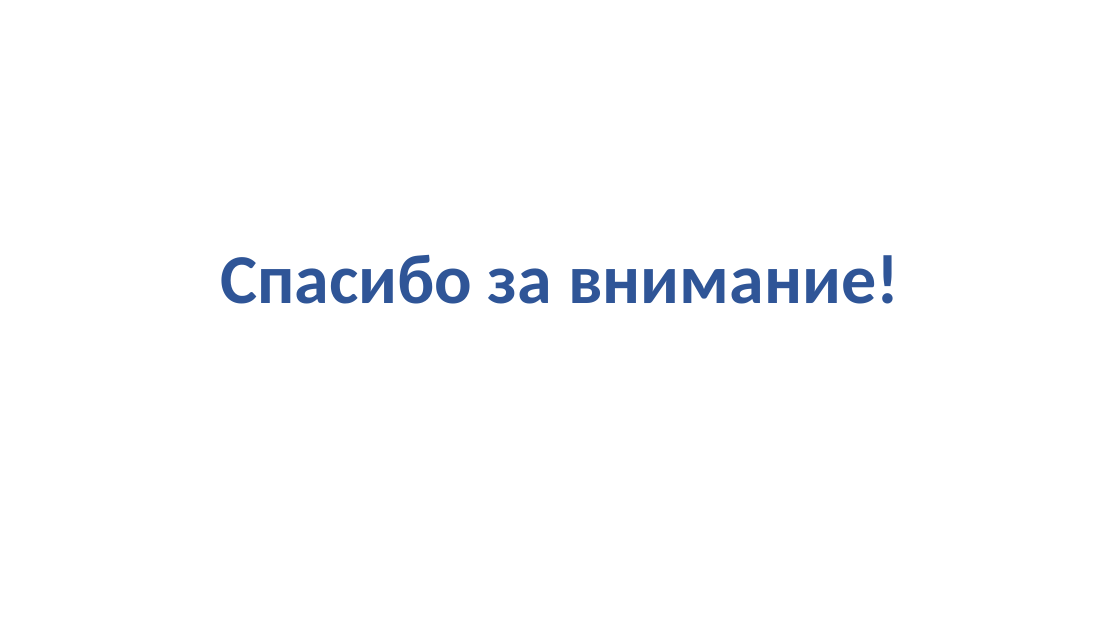
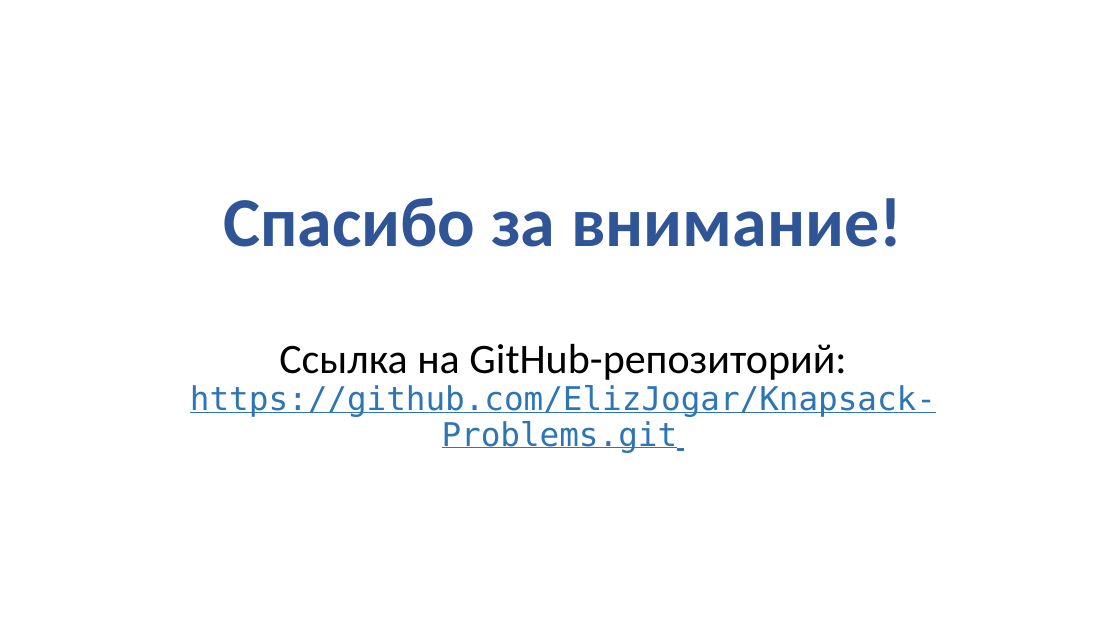
Before and after one commit to ElizJogar/Knapsack-Problems, a slide deck: slide 39 of docs/master_diploma.pptx. Drawn at 1120x630 pixels with LibreOffice and Linux fonts; fonts in the diff are those of the drawing. Boxes give left, top, right and bottom in pixels: in the first picture for what was removed or moved away, otherwise in the second. Text is boxed around its words. In the diff, an @@ line names an element or a change of style, - is before the commit and + after.

```diff
--- a/docs/master_diploma.pptx
+++ b/docs/master_diploma.pptx
@@ title at (x1=190, y1=198, x2=936, y2=453): text changed; size 60 to 28 pt; font Calibri to DejaVu Sans Mono; text colour #2F5597 to #2E75B6; bold off @@
-Спасибо за внимание!
+Спасибо за внимание!
+Ссылка на GitHub-репозиторий:
+https://github.com/ElizJogar/Knapsack-Problems.git
```
Also in this commit, not shown: 2 other slides changed, 1 other file.
